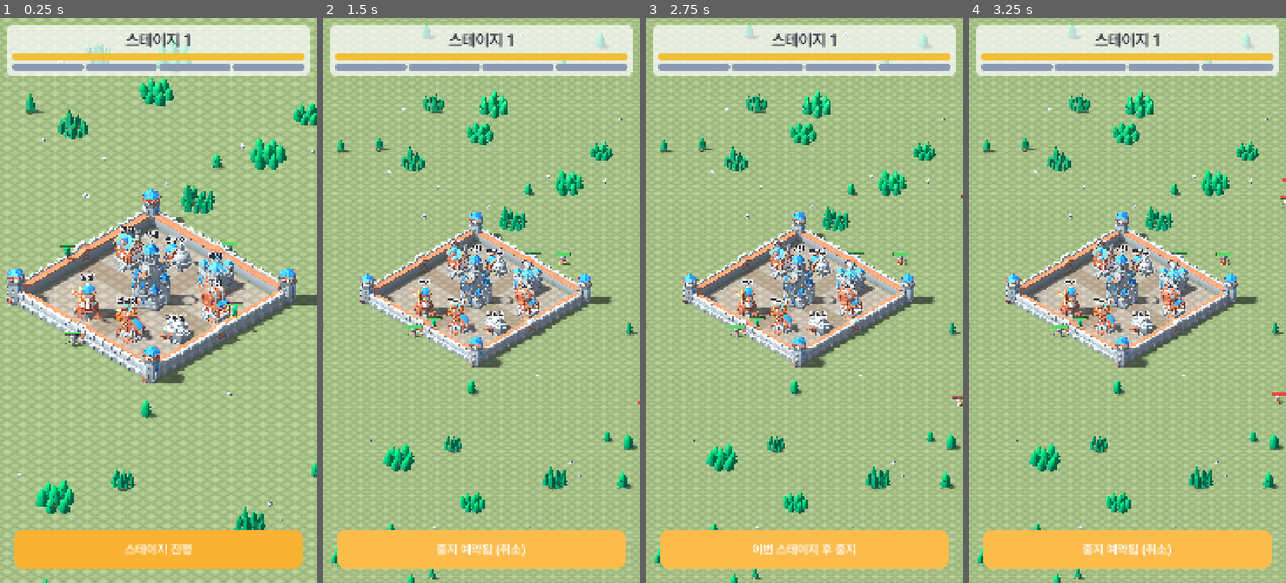
Above: before the commit, frames 1-4 (left to right).
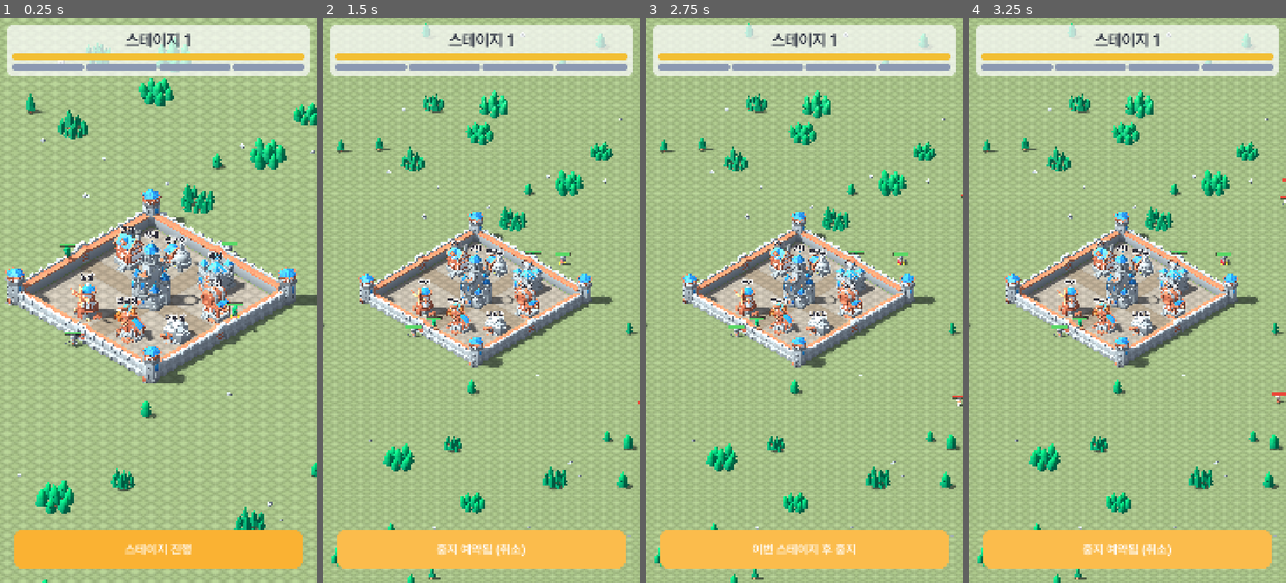
Above: after the commit, the same moments.

Repository: ILSEONG/CastleRPG
Game: Godot game, scene res://tests/input_check.tscn
The game is run twice, just before and just after one commit, with the same random seed, the same clock (stepped at 60 frames per second) and the same inputs. This scene is started directly instead of the project's main scene.
Inputs:
- Up to frame 1 (0.25 s): no input
- Up to frame 2 (1.5 s): click "스테이지 진행" at 0.5 s; click "이번 스테이지 후 중지" at 1.25 s
- Up to frame 3 (2.75 s): click "중지 예약됨 (취소)" at 2 s
- Up to frame 4 (3.25 s): click "이번 스테이지 후 중지" at 2.75 s

The runs differ from the first frame. In frame 1, 0.6% of the frame differs, in the area x 2-99%, y 12-91%; in frame 2, 0.4%; in frame 3, 0.4%; in frame 4, 0.4%.

Commit message:
fix: final-review wave (zoom-out clip, test runners, gate radius, tap fallback)
- camera_rig: _fit_depth() pulls the ortho camera back and extends far as
  zoom grows, so ground no longer clips at near when zoomed out
- unit_picker: ray length follows camera.far; 32 px fallback skips the
  selected hero so nearby taps become ground moves
- formation: _is_inside uses the wall's outer face (same as _crosses_castle)
- tests: Logger-based SCRIPT ERROR counter in both runners; mid-gate route
  case; refill keeps a free point; 20 px ground tap next to selected hero

Co-Authored-By: Claude Opus 5.5 <noreply@anthropic.com>

Diff:
--- a/scripts/camera_rig.gd
+++ b/scripts/camera_rig.gd
@@ -27,10 +27,9 @@
 	camera.keep_aspect = Camera3D.KEEP_WIDTH
 	camera.size = Balance.CAMERA_SIZE_DEFAULT
 	camera.near = 1.0
-	camera.far = 300.0
 	camera.rotation_degrees = Vector3(PITCH_DEG, YAW_DEG, 0)
-	camera.position = camera.basis.z * DISTANCE
 	add_child(camera)
+	_fit_depth()
 
 
 func _unhandled_input(event: InputEvent) -> void:
@@ -92,6 +91,15 @@
 ## factor < 1 이면 확대.
 func zoom_by(factor: float) -> void:
 	camera.size = clampf(camera.size * factor, Balance.CAMERA_SIZE_MIN, Balance.CAMERA_SIZE_MAX)
+	_fit_depth()
+
+
+## 줌에 맞춰 카메라를 뒤로 빼고 far를 늘린다 — 직교 카메라라 그림은 같고 바닥이 near/far 밖으로 잘리지 않는다.
+func _fit_depth() -> void:
+	var vp := get_viewport().get_visible_rect().size
+	var spread := camera.size * vp.y / vp.x * 0.5 / tan(deg_to_rad(-PITCH_DEG)) + 20.0  # 화면 절반이 덮는 바닥 깊이 + 키 큰 물체 여유
+	camera.position = camera.basis.z * maxf(DISTANCE, spread)
+	camera.far = camera.position.length() + spread
 
 
 func _pinch(sd: InputEventScreenDrag) -> void:
--- a/scripts/formation.gd
+++ b/scripts/formation.gd
@@ -102,7 +102,7 @@
 
 
 ## from → to 이동 경로 (도착점 포함). 성 안팎을 오가거나 성을 가로지를 때는 성문을 지난다.
-## "안" = 성벽 위(높이 > WALL_H/2)이거나 성벽 중심선 안쪽. 문짝 상태와 무관하게 아군은 통과.
+## "안" = 성벽 위(높이 > WALL_H/2)이거나 성벽 바깥면 안쪽(_crosses_castle과 같은 경계). 문짝 상태와 무관하게 아군은 통과.
 static func route(half: float, from: Vector3, to: Vector3) -> Array[Vector3]:
 	var path: Array[Vector3] = []
 	var from_in := _is_inside(half, from)
@@ -128,7 +128,7 @@
 
 
 static func _is_inside(half: float, p: Vector3) -> bool:
-	return p.y > Balance.WALL_H / 2.0 or maxf(absf(p.x), absf(p.z)) < half + Balance.WALL_T / 2.0
+	return p.y > Balance.WALL_H / 2.0 or maxf(absf(p.x), absf(p.z)) < half + Balance.WALL_T
 
 
 ## 수평 선분 a→b가 성 바깥 경계 정사각형(±(half + WALL_T))을 지나는지 (슬랩 테스트).
--- a/scripts/unit_picker.gd
+++ b/scripts/unit_picker.gd
@@ -3,7 +3,7 @@
 ## 영웅 선택 / 선택 영웅을 성문 앞(성문 탭)·성벽 위(성벽 탭)·바닥 지점(그 외)으로 이동.
 ## 판정: 선택된 산 영웅이 없으면 HERO_TAP_PX 안 영웅 선택, 없으면 선택 해제. 있으면
 ## HERO_TAP_PRECISE_PX 안 영웅(선택된 영웅 자신이면 해제, 아니면 그 영웅 선택) → 성문 → 성벽 →
-## HERO_TAP_PX 안 영웅 선택 → 바닥 자유 이동 순 (성문 앞 전사가 성문 탭을 가로채지 않게).
+## HERO_TAP_PX 안 다른 영웅 선택 → 바닥 자유 이동 순 (성문 앞 전사가 성문 탭을 가로채지 않게).
 ## 드래그(카메라 이동)와 구분: 누른 뒤 뗄 때까지 TAP_MAX_PX 넘게 움직이지 않고 두 번째 손가락도 없을 때만 탭.
 ## 입력을 소비하지 않는다 — 카메라 리그도 같은 이벤트를 본다.
 ## 터치는 emulate_mouse_from_touch로 마우스 이벤트가 되므로 마우스만 처리.
@@ -69,7 +69,7 @@
 		selected.move_to(hit.collider.get_meta("side"), Formation.POST_WALL)
 		return
 	hero = _hero_at(screen_pos, HERO_TAP_PX)
-	if hero != null:
+	if hero != null and hero != selected:
 		_select(hero)
 		return
 	var ground = _ground_point(screen_pos)
@@ -82,7 +82,7 @@
 
 func _pick(screen_pos: Vector2, layer_mask: int) -> Dictionary:
 	var from := camera.project_ray_origin(screen_pos)
-	var to := from + camera.project_ray_normal(screen_pos) * 400.0
+	var to := from + camera.project_ray_normal(screen_pos) * camera.far
 	var q := PhysicsRayQueryParameters3D.create(from, to, layer_mask)
 	q.collide_with_areas = true
 	q.collide_with_bodies = false
--- a/tests/input_check.gd
+++ b/tests/input_check.gd
@@ -10,7 +10,14 @@
 const Formation := preload("res://scripts/formation.gd")
 const PickerScript := preload("res://scripts/unit_picker.gd")
 
+class ErrorCounter extends Logger:
+	var count := 0
+	func _log_error(_fn: String, _file: String, _line: int, _code: String, _why: String, _notify: bool, error_type: int, _bt: Array[ScriptBacktrace]) -> void:
+		if error_type != ERROR_TYPE_WARNING:
+			count += 1  # SCRIPT ERROR는 그 테스트 함수만 중단시키므로 여기서 센다
+
 var _fails := 0
+var _errors := ErrorCounter.new()
 var _main
 var _camera: Camera3D
 var _picker
@@ -18,6 +25,7 @@
 
 
 func _ready() -> void:
+	OS.add_logger(_errors)
 	get_window().size = Vector2i(360, 640)
 	_main = preload("res://scenes/main.tscn").instantiate()
 	add_child(_main)
@@ -29,6 +37,9 @@
 	_heroes = get_tree().get_nodes_in_group("heroes")
 	_heroes.sort_custom(func(a, b): return a.index < b.index)
 	await _run()
+	if _errors.count > 0:
+		print("INPUT SCRIPT ERRORS %d" % _errors.count)
+	_fails += _errors.count
 	if _fails > 0:
 		print("INPUT FAILED %d" % _fails)
 		get_tree().quit(1)
@@ -98,7 +109,7 @@
 		"size %.1f -> %.1f selected=%s" % [size_before, _camera.size, _name(_picker.selected)])
 
 	# (f) 전사 선택 중 성 밖 바닥 탭 → 자유 위치(POST_FREE), 3초 뒤 그 지점에 서 있다
-	_camera.size = 70.0  # (e) 핀치로 확대된 줌을 기본(56)보다 조금 넓게 되돌린다 — (f)·(g)의 성 밖 지점이 화면 안에 오게
+	_camera.get_parent().zoom_by(70.0 / _camera.size)  # (e) 핀치로 확대된 줌을 기본(56)보다 조금 넓게 되돌린다 — (f)·(g)의 성 밖 지점이 화면 안에 오게
 	var half: float = _main.castle.half
 	_picker._select(null)
 	await _tap(_hero_px(warrior))
@@ -110,6 +121,10 @@
 	await get_tree().create_timer(3.0).timeout
 	var fd := Formation.flat_distance(warrior.global_position, field)
 	_check(fd < 0.5, "(f) warrior stands at the tapped field point 3 s later", "d=%.2f pos=%s" % [fd, warrior.global_position])
+	GameState.refill()  # 리필은 자유 위치 배정도 유지한다
+	await _frames(1)
+	fd = Formation.flat_distance(warrior.global_position, field)
+	_check(warrior.post == Formation.POST_FREE and fd < 0.1, "(f) refill keeps the free-point assignment", "post=%d d=%.2f" % [warrior.post, fd])
 
 	# (g) 성벽 위 궁수 선택 중 반대편(남쪽) 성 밖 바닥 탭 → 경로 첫 지점이 남문 안쪽 지점 (성벽을 뚫지 않음)
 	archer.move_to(0, Formation.POST_WALL)
@@ -134,6 +149,17 @@
 	_check(was == warrior and _picker.selected == null, "(h) tapping the selected hero again deselects it",
 		"first=%s then=%s" % [_name(was), _name(_picker.selected)])
 
+	# (i) 선택된 영웅에서 20px(정밀 12px 밖, 32px 안) 떨어진 바닥 탭 → 그 영웅 재선택이 아니라 바닥 이동
+	await _tap(_hero_px(warrior))
+	var tp := _hero_px(warrior) + Vector2(0, 20)
+	var old_free: Vector3 = warrior.free_pos
+	var gp = _picker._ground_point(tp)
+	_check(_picker.selected == warrior and _picker._pick(tp, PickerScript.LAYER_GATE | PickerScript.LAYER_WALL).is_empty() and _picker._hero_at(tp, PickerScript.HERO_TAP_PX) == warrior,
+		"(i) precondition: warrior selected, tap point is open ground 20 px from it", "selected=%s px=%s" % [_name(_picker.selected), tp])
+	await _tap(tp)
+	_check(_picker.selected == warrior and Formation.flat_distance(warrior.free_pos, gp) < 0.1 and Formation.flat_distance(old_free, gp) > 1.0,
+		"(i) ground tap 20 px from the selected hero moves it there", "selected=%s free_pos=%s ground=%s" % [_name(_picker.selected), warrior.free_pos, gp])
+
 
 func _check(cond: bool, what: String, detail: String) -> void:
 	if cond:
--- a/tests/run_tests.gd
+++ b/tests/run_tests.gd
@@ -8,10 +8,18 @@
 const FormationScript := preload("res://scripts/formation.gd")
 const Art := preload("res://scripts/art.gd")
 
+class ErrorCounter extends Logger:
+	var count := 0
+	func _log_error(_fn: String, _file: String, _line: int, _code: String, _why: String, _notify: bool, error_type: int, _bt: Array[ScriptBacktrace]) -> void:
+		if error_type != ERROR_TYPE_WARNING:
+			count += 1  # SCRIPT ERROR는 그 테스트 함수만 중단시키므로 여기서 센다
+
 var _fails := 0
+var _errors := ErrorCounter.new()
 
 
 func _init() -> void:
+	OS.add_logger(_errors)
 	test_balance_monotonic()
 	test_balance_tables()
 	test_wave_stage_ends_with_boss()
@@ -30,6 +38,9 @@
 	test_formation_positions()
 	test_art_assets()
 	test_route()
+	if _errors.count > 0:
+		printerr("SCRIPT ERRORS %d" % _errors.count)
+	_fails += _errors.count
 	if _fails > 0:
 		printerr("FAILED %d" % _fails)
 	else:
@@ -385,3 +396,7 @@
 	check(r == [F.gate_inner(half, 2), F.gate_outer(half, 2), out_s], "wall top to outside leaves through a gate: %s" % [r])
 	r = F.route(half, out_s, wall_e)
 	check(r == [F.gate_outer(half, 2), F.gate_inner(half, 2), wall_e], "outside to wall top enters through a gate: %s" % [r])
+	var mid_gate := Vector3(0, 0, -(half + Balance.WALL_T * 0.75))  # 성문 통로 바깥쪽 절반 = 안
+	var field_n := Vector3(-40, 0, -41)
+	r = F.route(half, mid_gate, field_n)
+	check(r == [F.gate_inner(half, 0), F.gate_outer(half, 0), field_n], "gate-passage point counts as inside and leaves via gate inner then outer, not through the wall: %s" % [r])
Not shown, changed: docs/superpowers/specs/2026-09-30-castlerpg-map-move-hpbar-design.md
